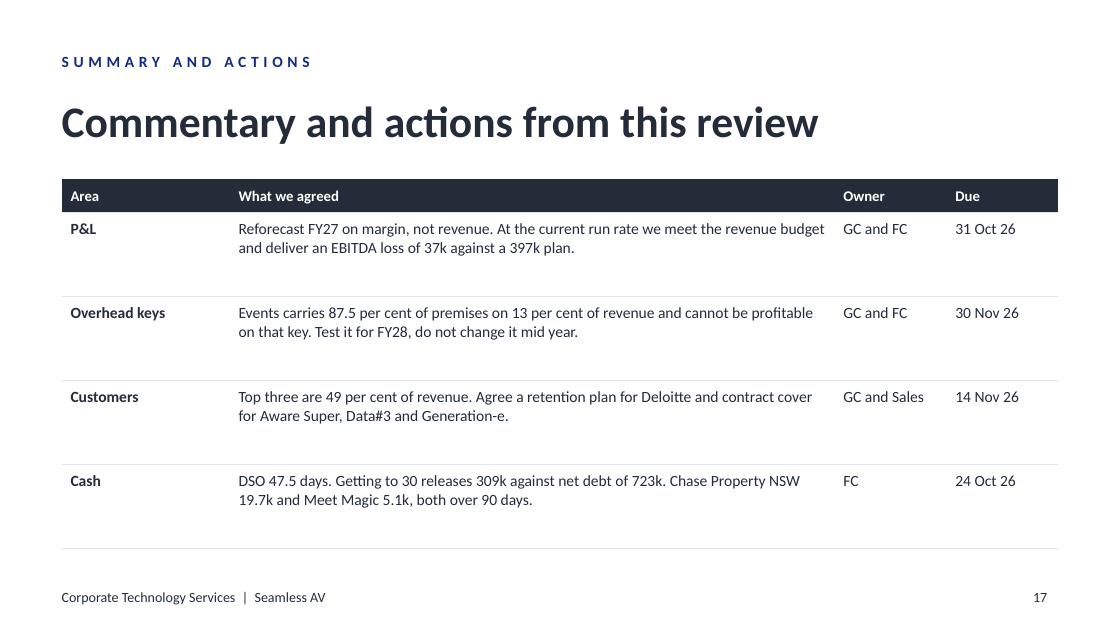
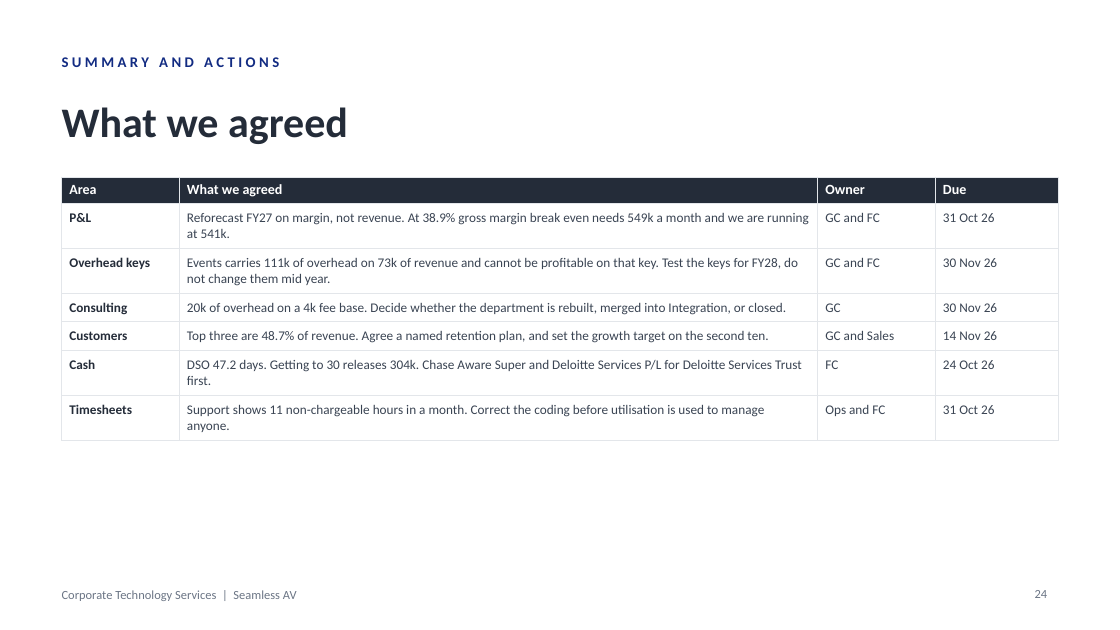
Before and after one commit to WesleyNelson-O33/Claude, a slide deck: slide 24 of deck/CTS Monthly Business Review - September 2026.pptx (slide 17 before the commit). Drawn at 1120x630 pixels with LibreOffice and Linux fonts; fonts in the diff are those of the drawing; background and template pictures are left out. Boxes give left, top, right and bottom in pixels: in the first picture for what was removed or moved away, otherwise in the second. Text is boxed around its words. In the diff, an @@ line names an element or a change of style, - is before the commit and + after.

```diff
--- a/deck/CTS Monthly Business Review - September 2026.pptx
+++ b/deck/CTS Monthly Business Review - September 2026.pptx
@@ text "SUMMARY AND ACTIONS" at box(62, 57, 279, 67): size 10 to 9.5 pt, letter spacing 3 to 2.2 pt; less space between paragraphs @@
@@ text at box(62, 107, 348, 144): text changed; size 28 to 27 pt @@
-Commentary and actions from this review
+What we agreed
@@ table at box(62, 177, 1058, 436) @@
-row 2: P&L | Reforecast FY27 on margin, not revenue. At the current run rate we meet the revenue budget and deliver an EBITDA loss of 37k against a 397k plan. | GC and FC | 31 Oct 26
-row 3: Overhead keys | Events carries 87.5 per cent of premises on 13 per cent of revenue and cannot be profitable on that key. Test it for FY28, do not change it mid year. | GC and FC | 30 Nov 26
-row 4: Customers | Top three are 49 per cent of revenue. Agree a retention plan for Deloitte and contract cover for Aware Super, Data#3 and Generation-e. | GC and Sales | 14 Nov 26
-row 5: Cash | DSO 47.5 days. Getting to 30 releases 309k against net debt of 723k. Chase Property NSW 19.7k and Meet Magic 5.1k, both over 90 days. | FC | 24 Oct 26
+row 2: P&L | Reforecast FY27 on margin, not revenue. At 38.9% gross margin break even needs 549k a month and we are running at 541k. | GC and FC | 31 Oct 26
+row 3: Overhead keys | Events carries 111k of overhead on 73k of revenue and cannot be profitable on that key. Test the keys for FY28, do not change them mid year. | GC and FC | 30 Nov 26
+row 4: Consulting | 20k of overhead on a 4k fee base. Decide whether the department is rebuilt, merged into Integration, or closed. | GC | 30 Nov 26
+row 5: Customers | Top three are 48.7% of revenue. Agree a named retention plan, and set the growth target on the second ten. | GC and Sales | 14 Nov 26
+row 6: Cash | DSO 47.2 days. Getting to 30 releases 304k. Chase Aware Super and Deloitte Services P/L for Deloitte Services Trust first. | FC | 24 Oct 26
+row 7: Timesheets | Support shows 11 non-chargeable hours in a month. Correct the coding before utilisation is used to manage anyone. | Ops and FC | 31 Oct 26
@@ text "Corporate Technology Services | Seamless ..." at box(62, 590, 297, 601): size 9 to 8 pt, text colour #242C39 to #6B7585 @@
@@ page number removed at box(1033, 593, 1047, 602) @@
-17
@@ page number added at box(1035, 590, 1048, 598), 8 pt, text #6B7585 @@
+24
```
Also in this commit, not shown: 13 other slides changed, 11 slides added, 4 slides removed, 11 other files.
